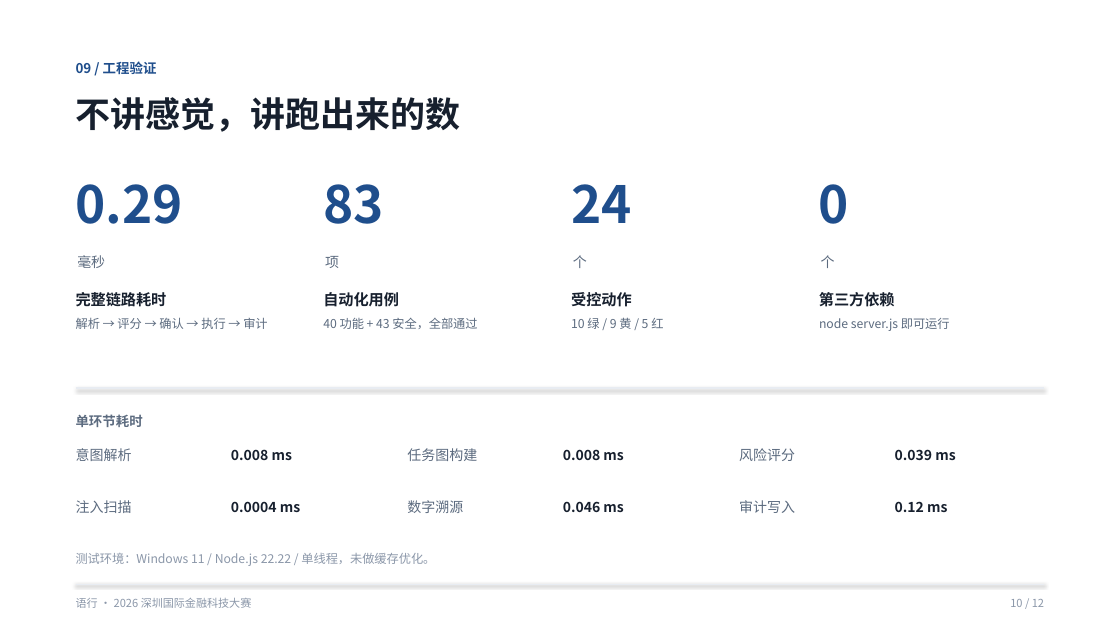
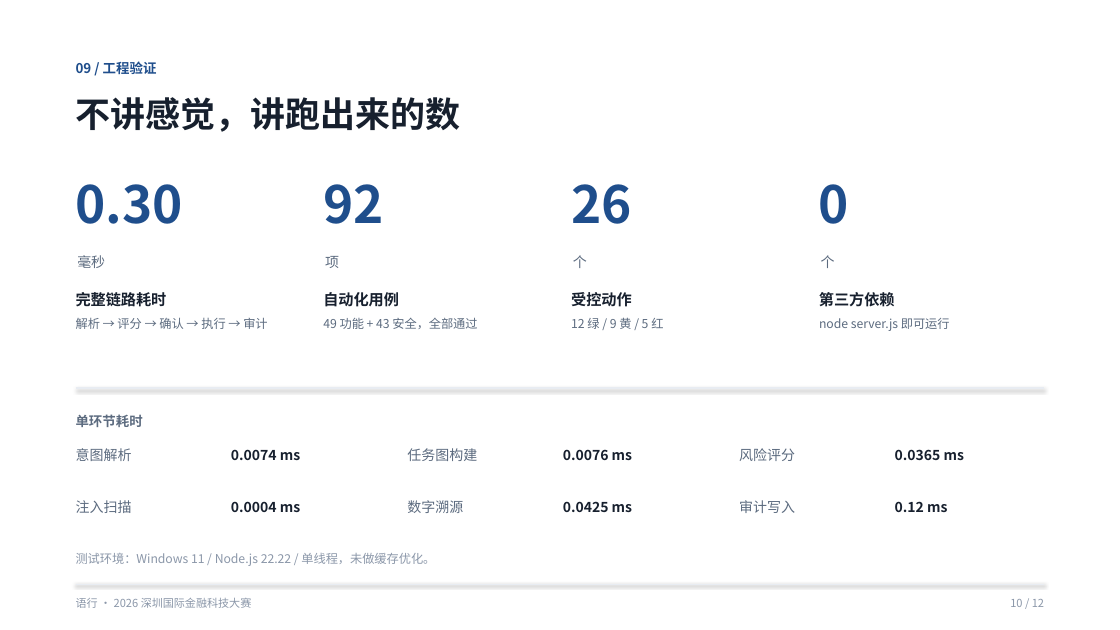
Before and after one commit to isAXya/fintechathon-agent, a slide deck: slide 10 of docs/语行-答辩PPT.pptx. Drawn at 1120x630 pixels with LibreOffice and Linux fonts; fonts in the diff are those of the drawing. Boxes give left, top, right and bottom in pixels: in the first picture for what was removed or moved away, otherwise in the second. Text is boxed around its words. In the diff, an @@ line names an element or a change of style, - is before the commit and + after.

```diff
--- a/docs/语行-答辩PPT.pptx
+++ b/docs/语行-答辩PPT.pptx
@@ text at (76, 184, 184, 224): text changed @@
-0.29
+0.30
@@ text at (323, 184, 384, 224): text changed @@
-83
+92
@@ text at (571, 184, 632, 224): text changed @@
-24
+26
@@ text at (323, 318, 477, 329): text changed @@
-40 功能 + 43 安全，全部通过
+49 功能 + 43 安全，全部通过
@@ text at (571, 318, 663, 329): text changed @@
-10 绿 / 9 黄 / 5 红
+12 绿 / 9 黄 / 5 红
@@ text at (231, 449, 300, 460): text changed @@
-0.008 ms
+0.0074 ms
@@ text at (563, 449, 632, 460): text changed @@
-0.008 ms
+0.0076 ms
@@ text at (895, 449, 964, 460): text changed @@
-0.039 ms
+0.0365 ms
@@ text at (563, 501, 632, 512): text changed @@
-0.046 ms
+0.0425 ms
```
Also in this commit, not shown: 4 other slides changed, 45 other files.
